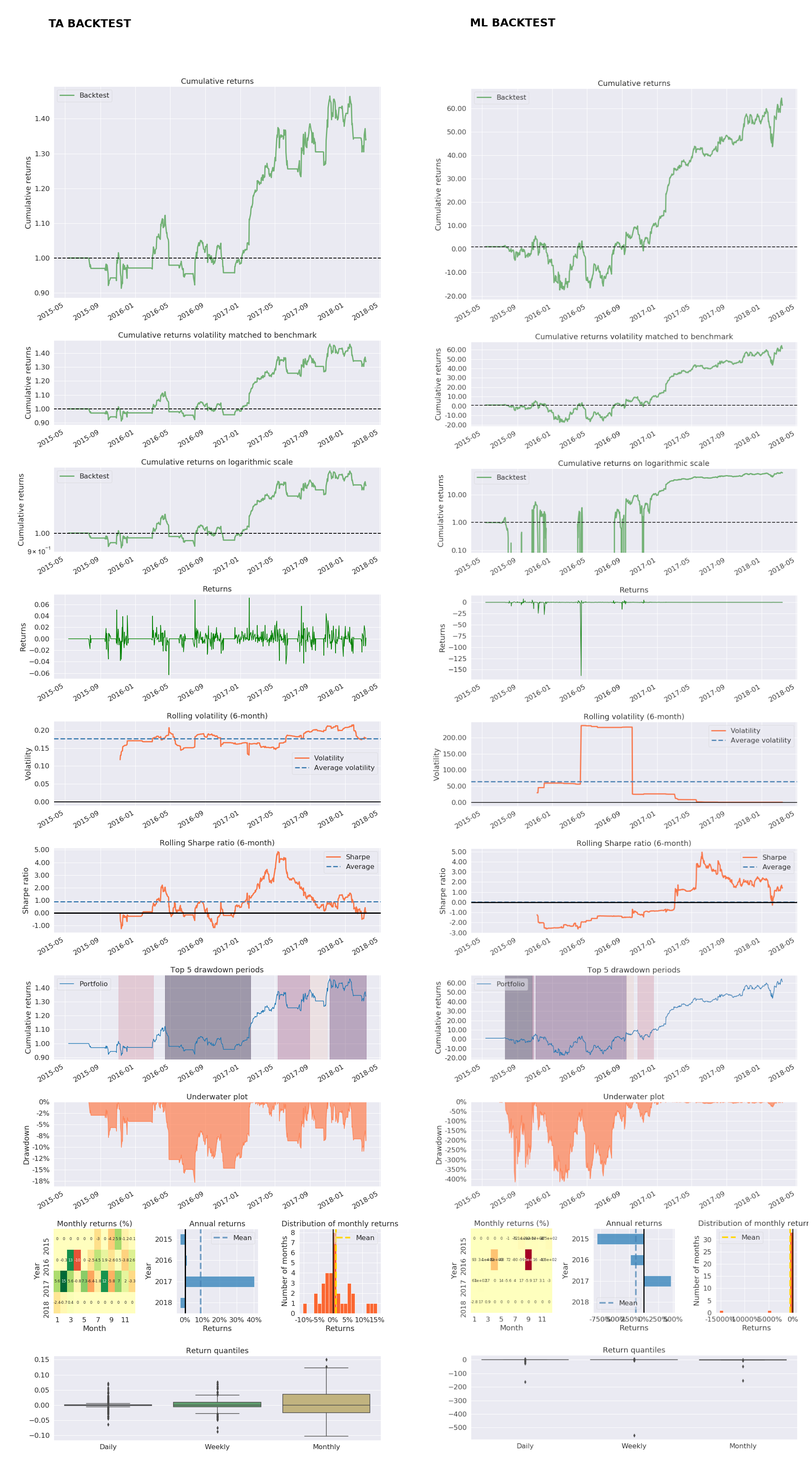
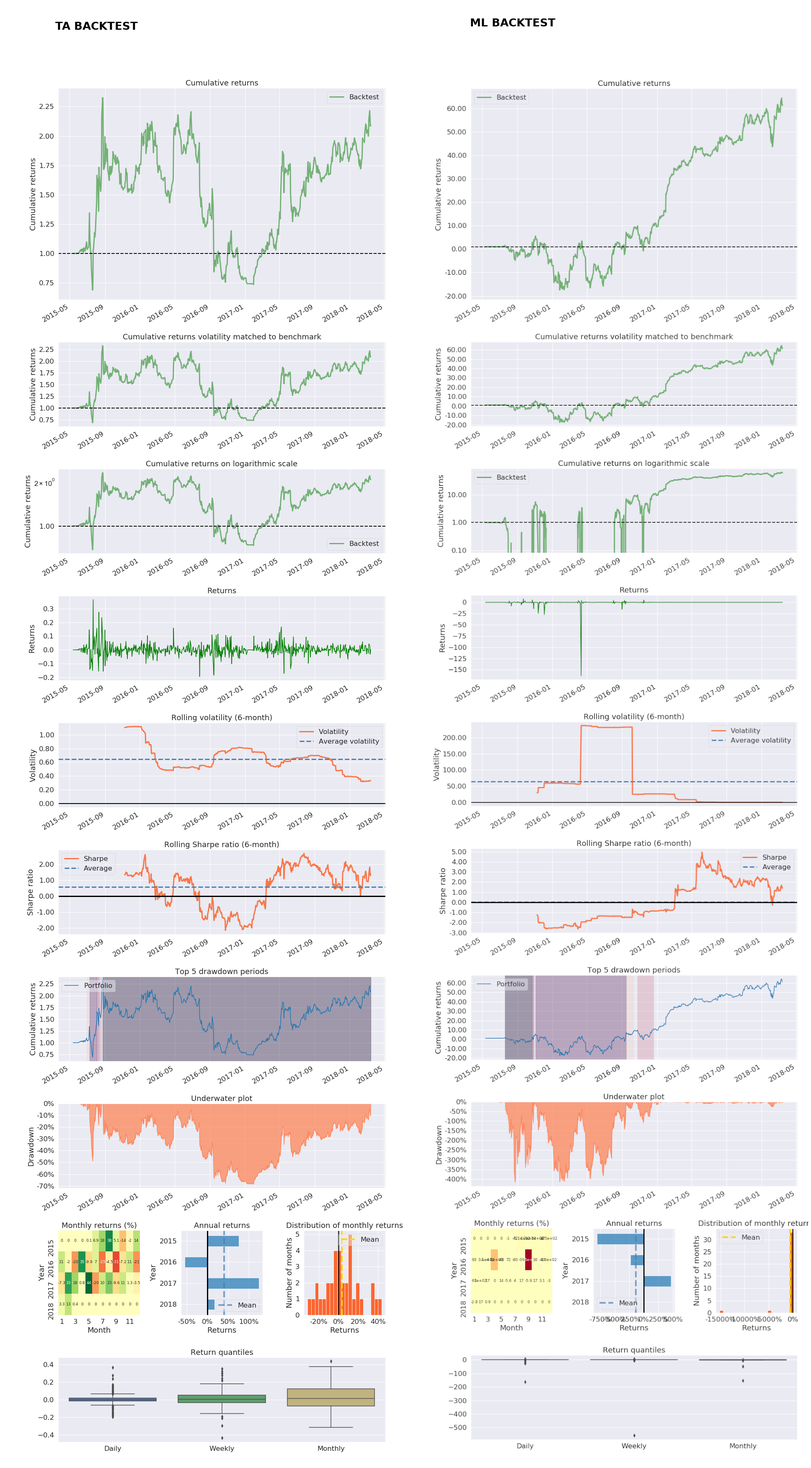
Layer changes from the first 811px x 1468px image to the second:
painted on "TA BACKTEST" over [48, 19, 138, 30]
renamed "ta_backtest.png" to "sma_backtest.png", painted on it over [17, 19, 404, 1453]
